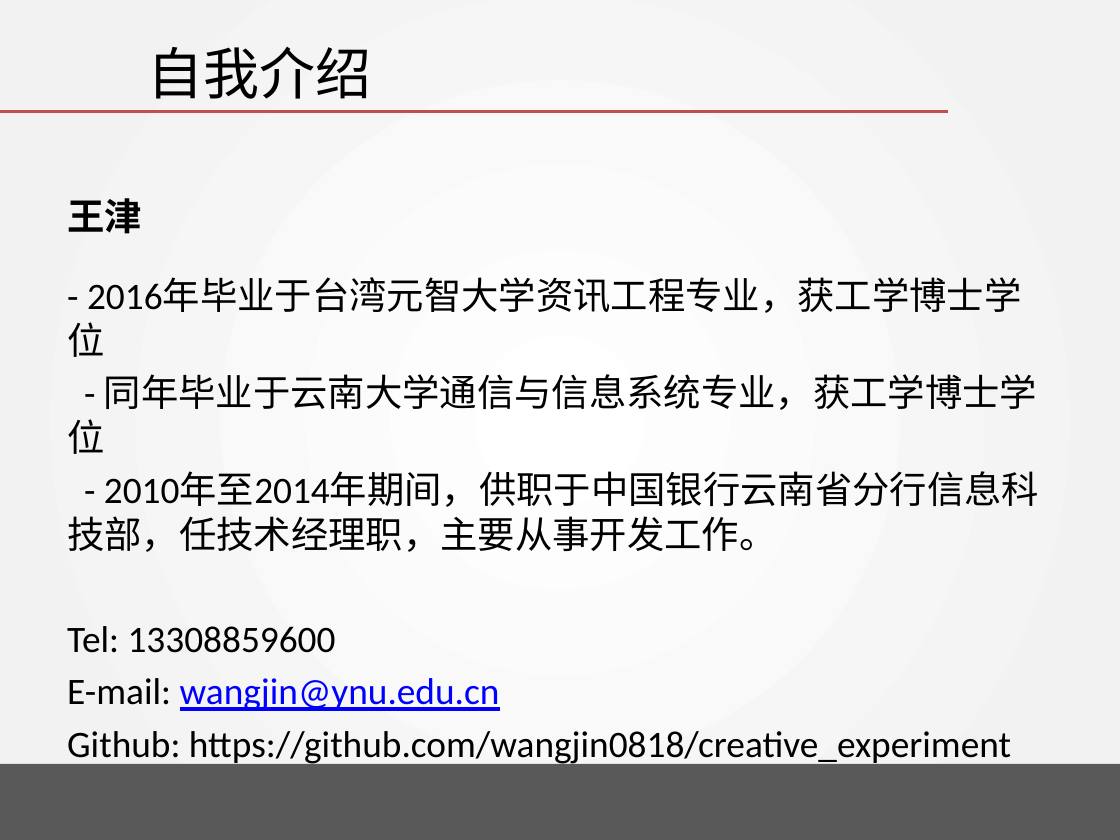
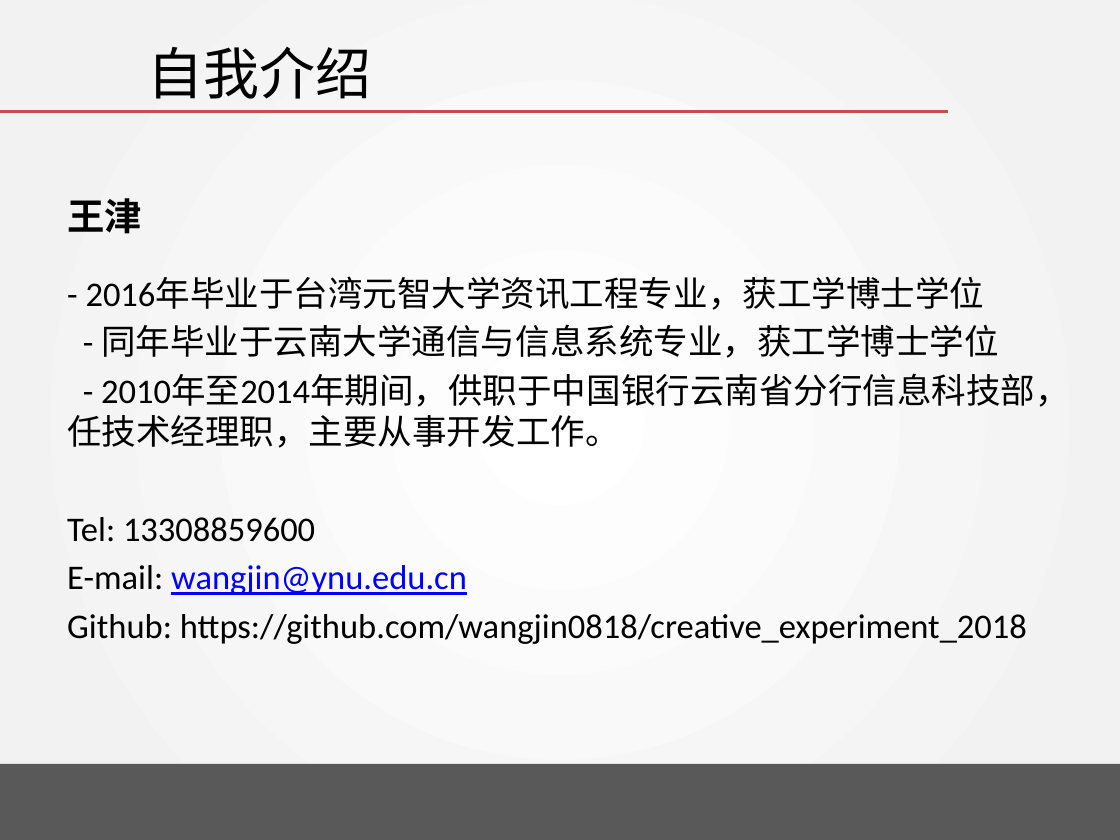
Before and after one commit to wangjin0818/Creative_Experiment_2018, a slide deck: slide 2 of week 01/Creative Experiment.pptx. Drawn at 1120x840 pixels with LibreOffice and Linux fonts; fonts in the diff are those of the drawing; background and template pictures are left out. Boxes give left, top, right and bottom in pixels: in the first picture for what was removed or moved away, otherwise in the second. Text is boxed around its words. In the diff, an @@ line names an element or a change of style, - is before the commit and + after.

```diff
--- a/week 01/Creative Experiment.pptx
+++ b/week 01/Creative Experiment.pptx
@@ text at <box>67,278,1070,595</box>: size 24 to 22.2 pt in "- 2016年毕业于台湾元智大学资讯工程专业，获工学博士学位", "- 同年毕业于云南大学通信与信息系统专业，获工学博士学位", "- 2010年至2014年期间，供职于中国银行云南省分行信息科技部，任技术经理职，主要从事开发工作。", "Tel: 13308859600" and 1 more places @@
@@ text at <box>67,614,1027,644</box>: text changed; size 24 to 22.2 pt @@
-Github: https://github.com/wangjin0818/creative_experiment
+Github: https://github.com/wangjin0818/creative_experiment_2018
```
Also in this commit, not shown: 2 other files.
